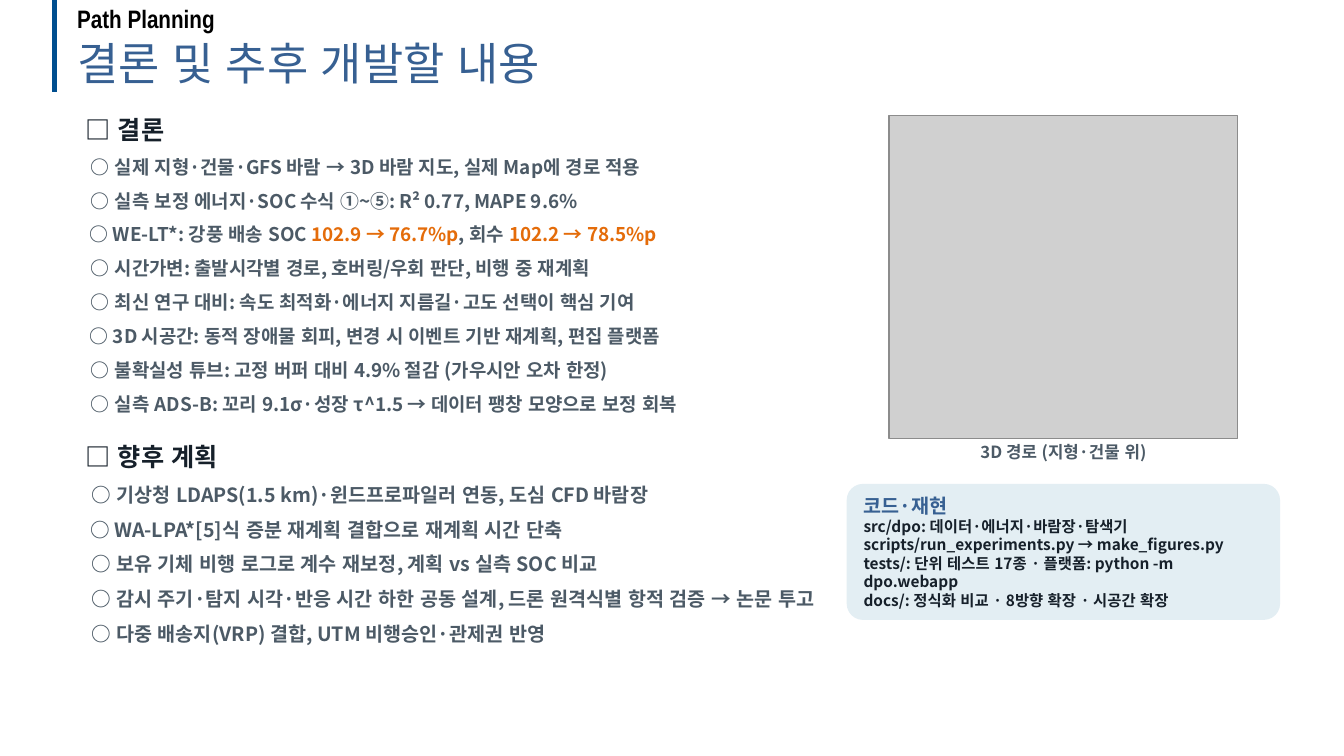
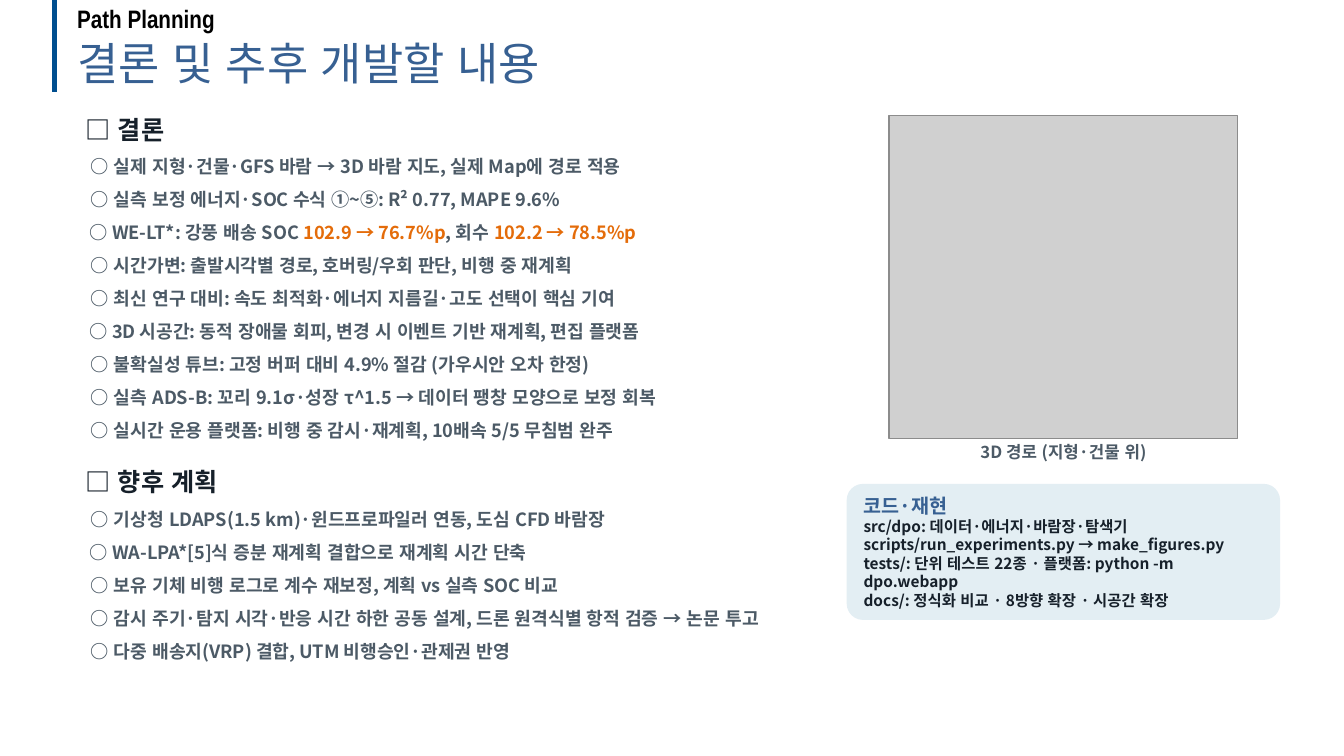
Before and after one commit to dnfl5345/Drone_path_opt, a slide deck: slide 29 of docs/drone_soc_path_planning_dev.pptx (slide 28 before the commit). Drawn at 1344x756 pixels with LibreOffice and Linux fonts; fonts in the diff are those of the drawing; grey boxes stand for pictures; background and template pictures are left out. Boxes give left, top, right and bottom in pixels: in the first picture for what was removed or moved away, otherwise in the second. Text is boxed around its words. In the diff, an @@ line names an element or a change of style, - is before the commit and + after.

```diff
--- a/docs/drone_soc_path_planning_dev.pptx
+++ b/docs/drone_soc_path_planning_dev.pptx
@@ text at bbox=[112, 157, 656, 406]: size 13.5 to 13 pt in "○ 실제 지형·건물·GFS 바람 → 3D 바람 ...", "○ 실측 보정 에너지·SOC 수식 ①~⑤: R² ...", "○ WE-LT*: 강풍 배송 SOC 102.9 → ...", "○ 시간가변: 출발시각별 경로, 호버링/우회 판단, 비행 ..." and 4 more places @@
@@ text at bbox=[114, 421, 613, 441]: paragraph added @@
+○ 실시간 운용 플랫폼: 비행 중 감시·재계획, 10배속 5/5 무침범 완주
@@ text "□ 향후 계획": place and size @@
-text "□ 향후 계획" at bbox=[114, 444, 814, 645]
+text "□ 향후 계획" at bbox=[112, 469, 758, 662]
@@ text at bbox=[112, 510, 758, 662]: size 14 to 13 pt @@
@@ text in rounded rectangle at bbox=[864, 519, 1224, 609]: text changed @@
-src/dpo: 데이터·에너지·바람장·탐색기
-scripts/run_experiments.py → make_figures.py
-tests/: 단위 테스트 17종 · 플랫폼: python -m dpo.webapp
-docs/: 정식화 비교 · 8방향 확장 · 시공간 확장
+src/dpo: 데이터·에너지·바람장·탐색기
+scripts/run_experiments.py → make_figures.py
+tests/: 단위 테스트 22종 · 플랫폼: python -m dpo.webapp
+docs/: 정식화 비교 · 8방향 확장 · 시공간 확장
```
Also in this commit, not shown: 1 slide added, 15 other files.
